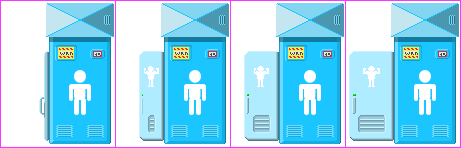
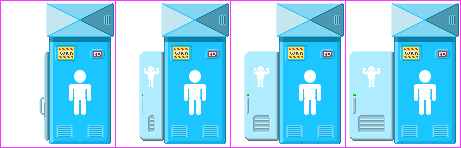
Comparing the layer stacks of the two 461px x 148px images. Changes:
painted on "Roof" over [46, 3, 114, 37]
renamed "Roof copy" to "Roof copy 4", painted on it over [161, 3, 229, 37]
renamed "Roof copy 2" to "Roof copy 5", painted on it over [276, 3, 344, 37]
renamed "Roof copy 3" to "Roof copy 6", painted on it over [391, 3, 459, 37]
